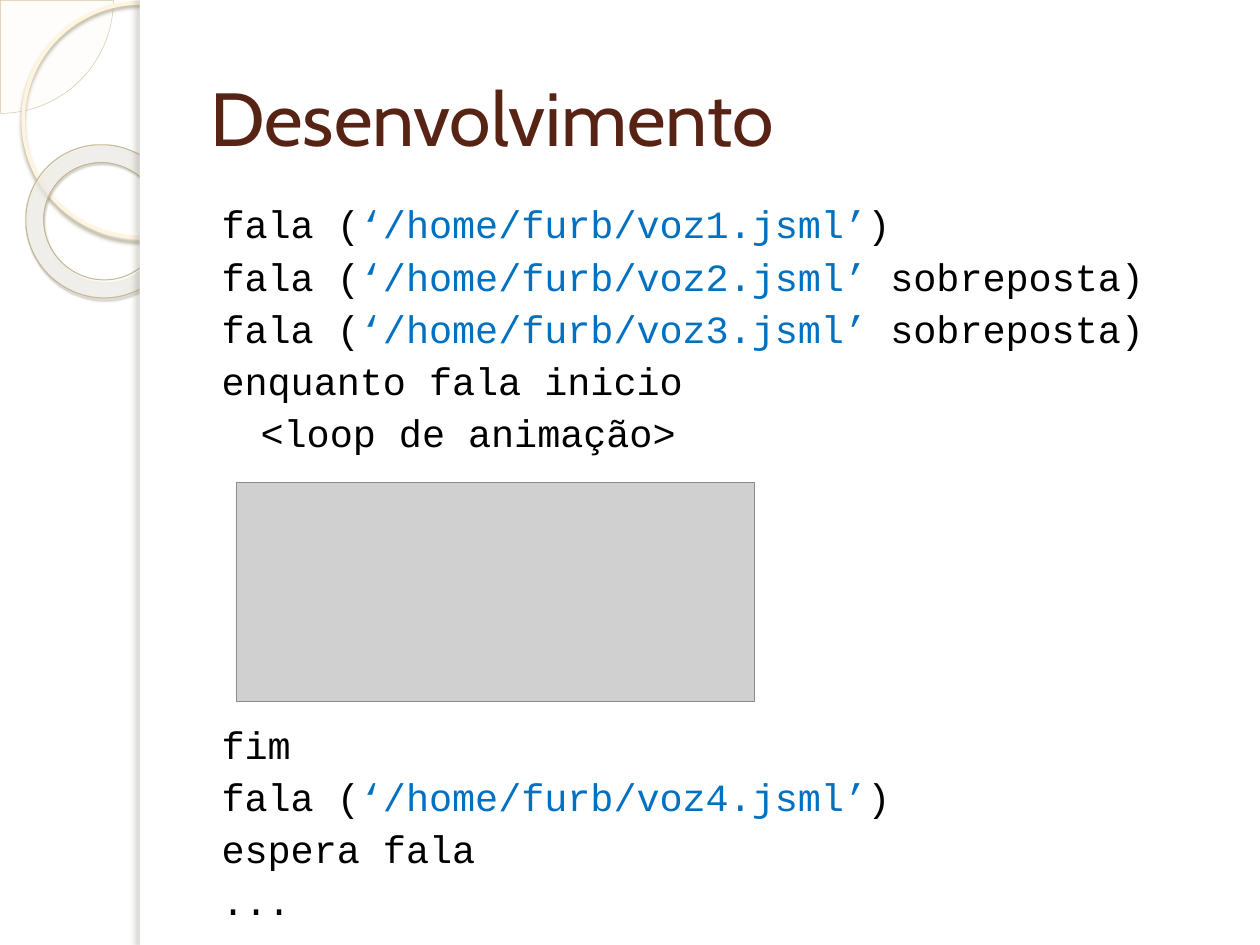
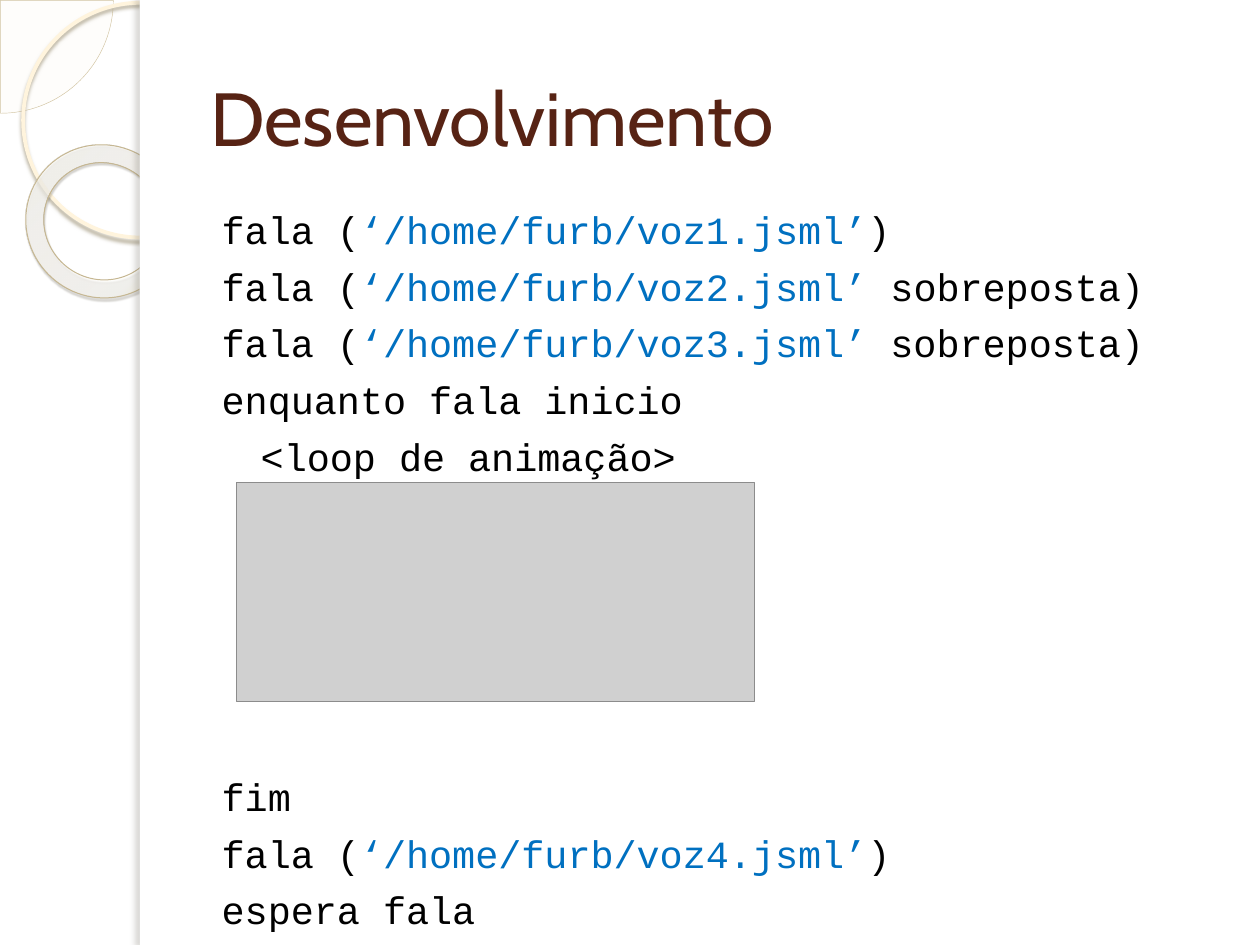
Before and after one commit to wendeldavid/soundwave, a slide deck: slide 24 of docs/tcc/Implementação de Suporta à Programação e Interpretação da.pptx (slide 21 before the commit). Drawn at 1260x945 pixels with LibreOffice and Linux fonts; fonts in the diff are those of the drawing; grey boxes stand for pictures; background and template pictures are left out. Boxes give left, top, right and bottom in pixels: in the first picture for what was removed or moved away, otherwise in the second. Text is boxed around its words. In the diff, an @@ line names an element or a change of style, - is before the commit and + after.

```diff
--- a/docs/tcc/Implementação de Suporta à Programação e Interpretação da.pptx
+++ b/docs/tcc/Implementação de Suporta à Programação e Interpretação da.pptx
@@ text "fala (‘/home/furb/voz1.jsml’)" at (x1=222, y1=216, x2=1144, y2=932): line spacing 0.9 to 1 @@
```
Also in this commit, not shown: 3 other slides changed, 4 slides added, 1 other file.
